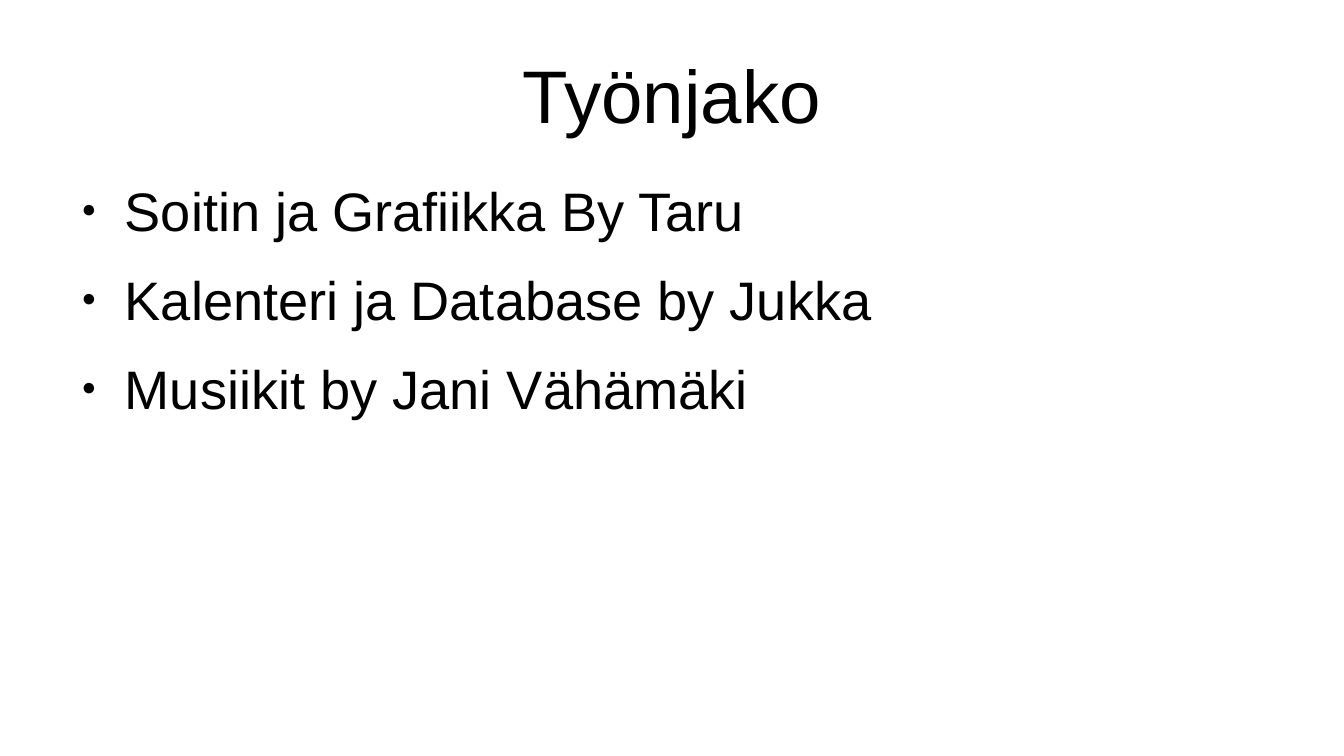
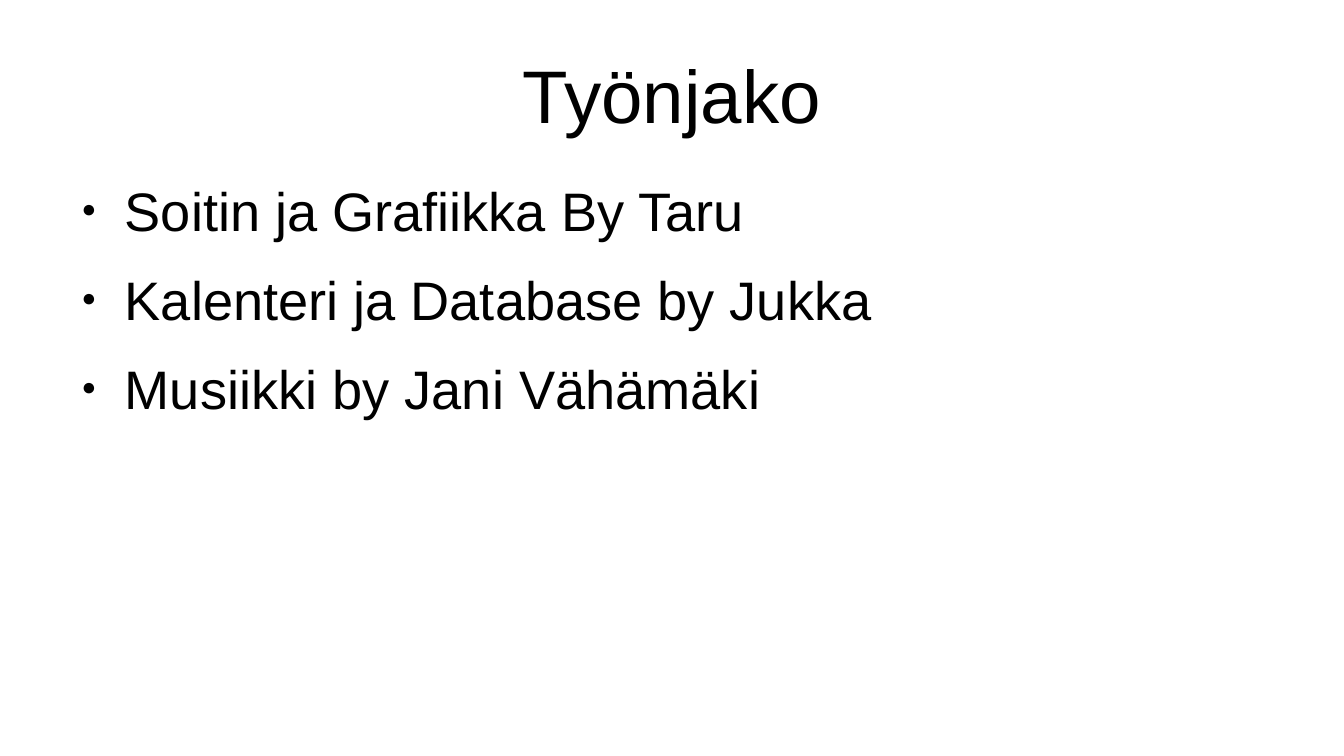
Before and after one commit to jukkav1/hh-projekti, a slide deck: slide 10 of docs/esitys-raakile.odp. Drawn at 1344x756 pixels with LibreOffice and Linux fonts; fonts in the diff are those of the drawing. Boxes give left, top, right and bottom in pixels: in the first picture for what was removed or moved away, otherwise in the second. Text is boxed around its words. In the diff, an @@ line names an element or a change of style, - is before the commit and + after.

```diff
--- a/docs/esitys-raakile.odp
+++ b/docs/esitys-raakile.odp
@@ text at (x1=125, y1=369, x2=760, y2=418): text changed @@
-● Musiikit by Jani Vähämäki
+● Musiikki by Jani Vähämäki
```
Also in this commit, not shown: 6 other slides changed, 2 slides added, 1 other file.
